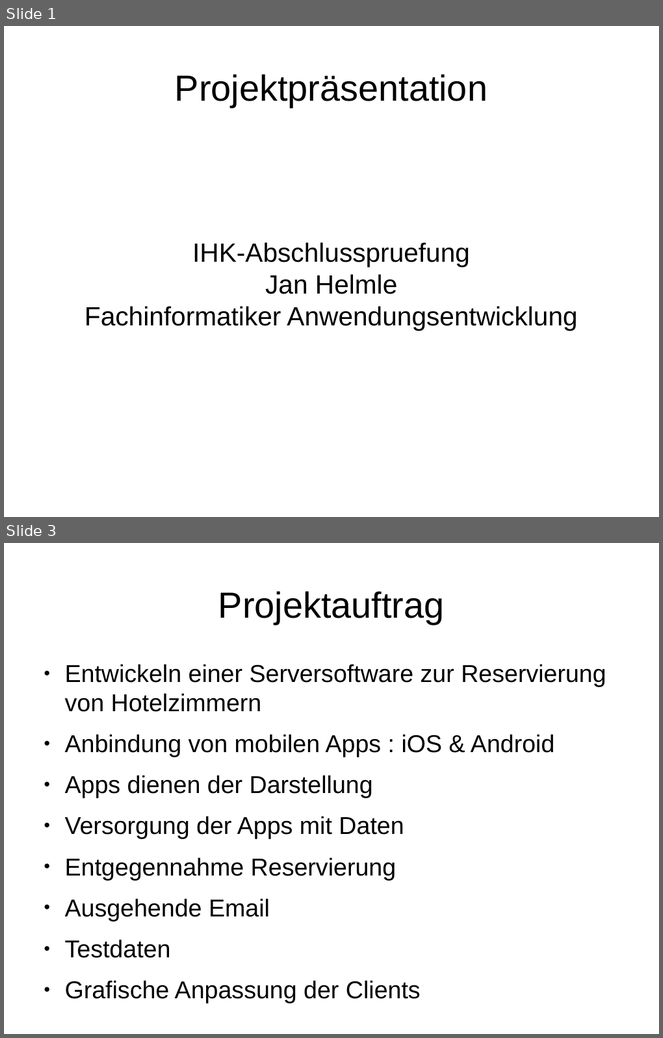
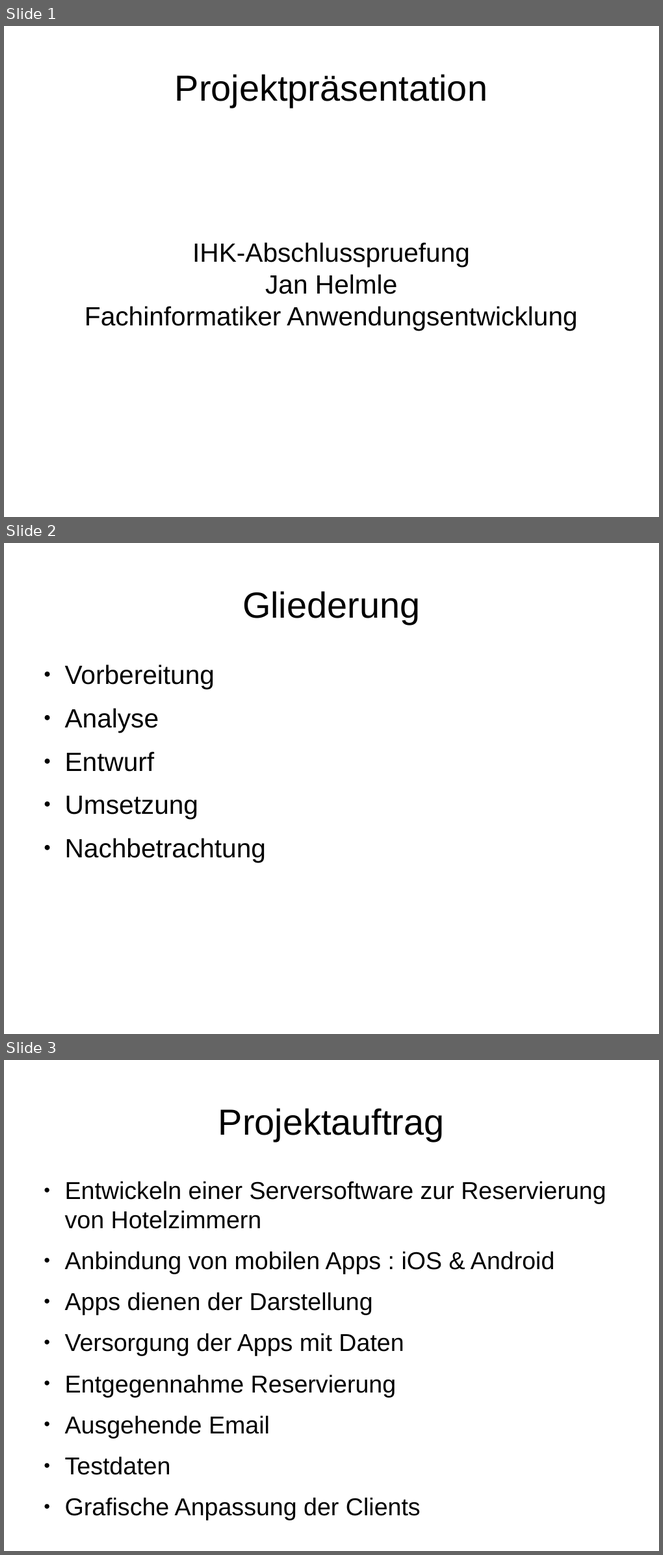
Before and after one commit to janhelmle/weiterbildung_fachinformatiker_ihk_projektantrag, a slide deck: praesentation/presentation_v1.odp. Shown one above the other, each under a label of ours: slides 1 and 3 before the commit, slides 1, 2 and 3 after it; the slides between them are not shown. The pictures are 663x1038 and 663x1555 pixels, drawn with LibreOffice and Linux fonts; fonts in the diff are those of the drawing. Boxes give left, top, right and bottom in pixels: in the first picture for what was removed or moved away, otherwise in the second. Text is boxed around its words. In the diff, an @@ line names an element or a change of style, - is before the commit and + after.

```diff
--- a/praesentation/presentation_v1.odp
+++ b/praesentation/presentation_v1.odp
@@ slide 2 added at [4,543,659,1034], background #FFFFFF @@
@@ title added at [243,591,420,624], 44 pt, text #000000 @@
+Gliederung
@@ text added at [65,665,266,863], 32 pt, text #000000 @@
+● Vorbereitung
+● Analyse
+● Entwurf
+● Umsetzung
+● Nachbetrachtung
```
Also in this commit, not shown: 1 slide changed, 1 slide removed.
